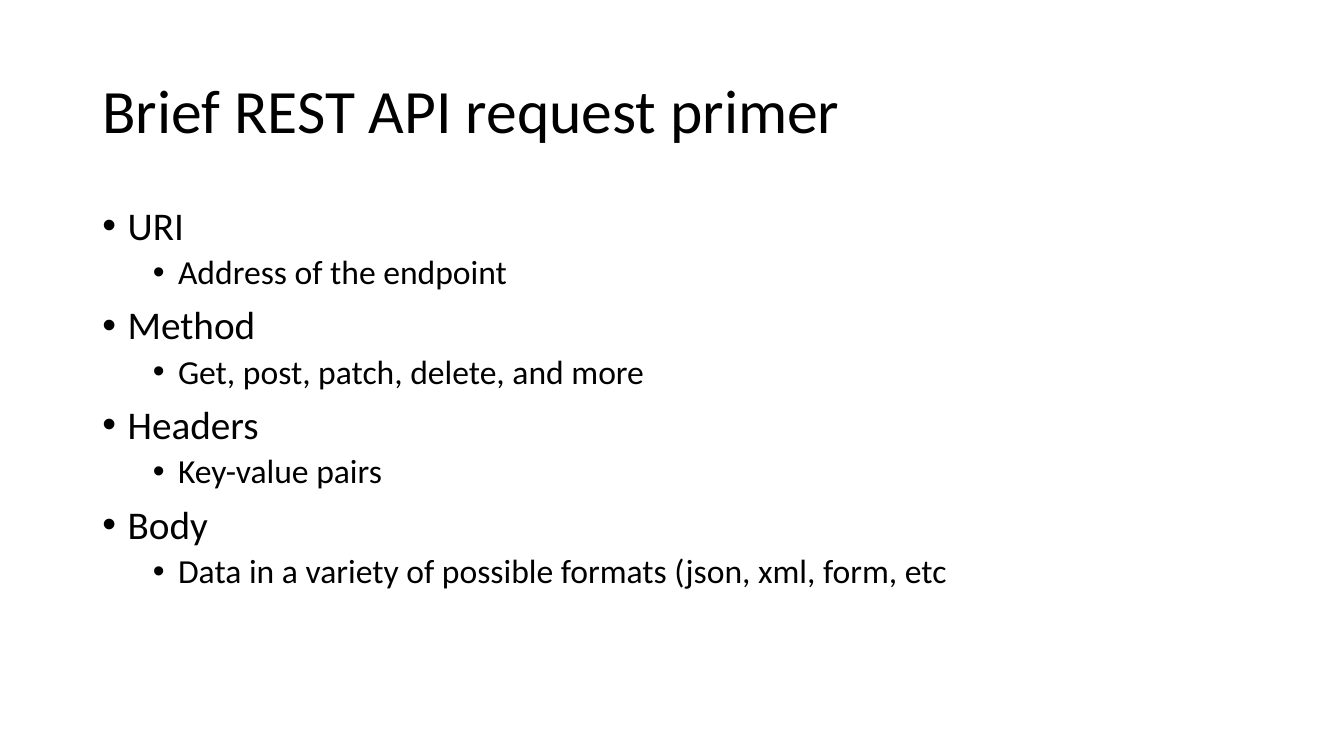
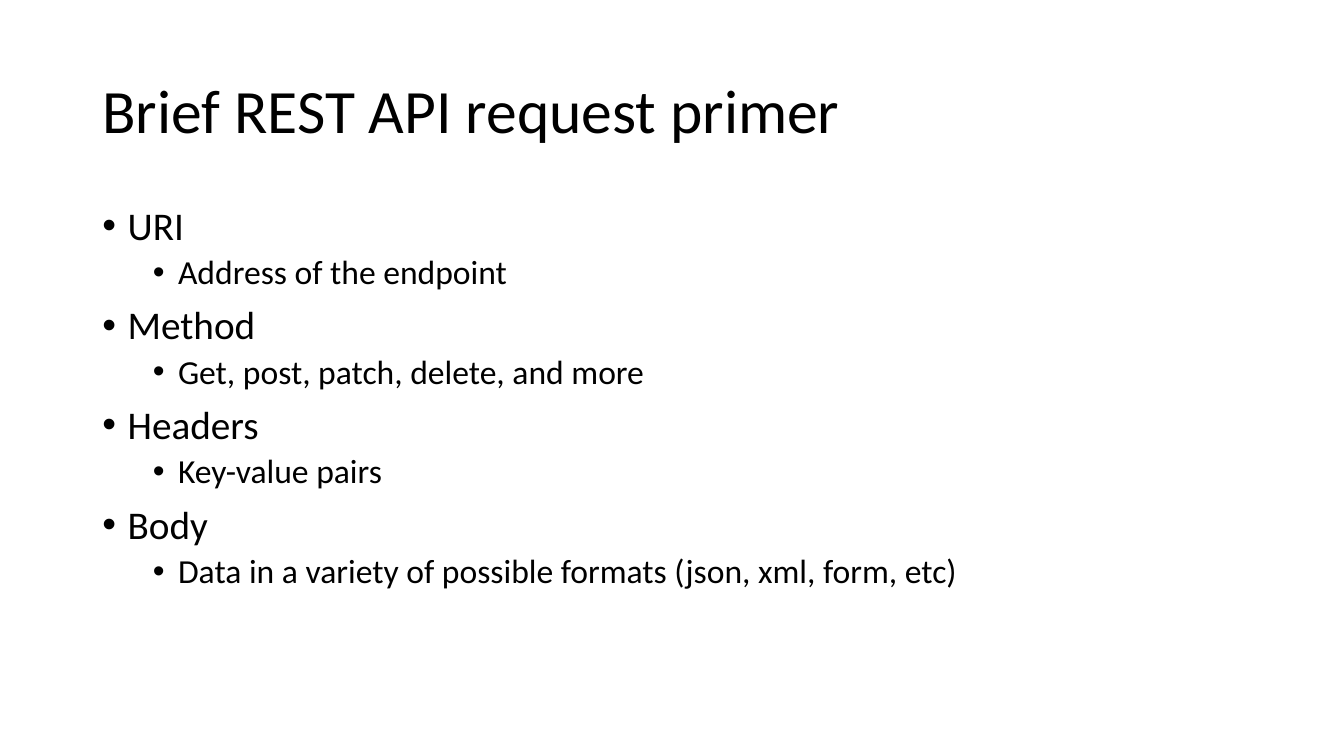
Before and after one commit to ThePoShWolf/Sessions, a slide deck: slide 8 of 2020-01-30 - MTX Portland - REST APIs/MTX Portland - REST APIs.pptx. Drawn at 1344x756 pixels with LibreOffice and Linux fonts; fonts in the diff are those of the drawing; background and template pictures are left out. Boxes give left, top, right and bottom in pixels: in the first picture for what was removed or moved away, otherwise in the second. Text is boxed around its words. In the diff, an @@ line names an element or a change of style, - is before the commit and + after.

```diff
--- a/2020-01-30 - MTX Portland - REST APIs/MTX Portland - REST APIs.pptx
+++ b/2020-01-30 - MTX Portland - REST APIs/MTX Portland - REST APIs.pptx
@@ text at bbox=[178, 558, 957, 589]: text changed @@
-  • Data in a variety of possible formats (json, xml, form, etc
+  • Data in a variety of possible formats (json, xml, form, etc)
```
Also in this commit, not shown: 2 other slides changed.
